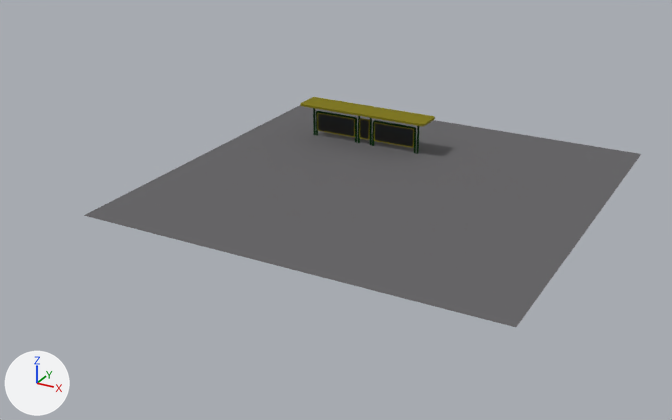
The Blender file blender/bus station.blend as it was, and as the next commit left it.
Rendered twice from a 50 mm lens placed at (520.0, -922.0, 411.0), pointed at (31.0, -33.0, -33.0). The lights are fixed; the arrows at lower left show +X, +Y and +Z.

Before the edit, the objects in view are built like this:
```python
me_平面_001 = bpy.data.meshes.new('平面.001')
me_平面_001.from_pydata([(-244.0, -244.0, 0.0), (244.0, -244.0, 0.0), (-244.0, 244.0, 0.0), (244.0, 244.0, 0.0)], [], [(0, 1, 3, 2)])
me_平面_001.materials.append(mat_地面材质)  # dark grey #6a696b
me_立方体_002 = bpy.data.meshes.new('立方体.002')
me_立方体_002.from_pydata(...)  # 784 vertices, 548 faces; spans x -12.0..166.0, y -18.0..18.0, z 0.0..47.0
# faces by material slot: [196, 349, 3]
me_立方体_002.materials.append(mat_材质)  # dark green #003504
me_立方体_002.materials.append(mat_材质_001)  # yellow #817810
me_立方体_002.materials.append(mat_材质_002)  # dark grey #5a5a5a
ob_ground = bpy.data.objects.new('ground', me_平面_001)
ob_ground.location = (78.6, 0.0, 0.0)
ob_station = bpy.data.objects.new('station', me_立方体_002)
ob_station.location = (-79.4, 108.0, 0.0)
```
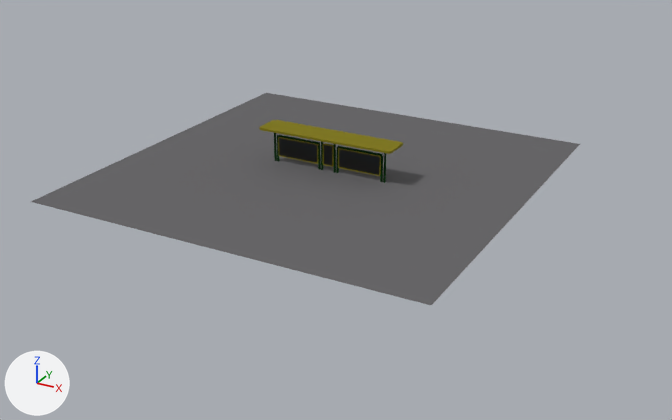
Changed parts and their boxes [x1, y1, x2, y2] in the pictures (672 x 420 px):
```json
{"object": "ground", "change": "moved", "before": [84, 105, 641, 327], "after": [31, 93, 580, 305]}
{"object": "station", "change": "moved", "before": [300, 97, 435, 154], "after": [259, 120, 403, 183]}
```

Edits to the scene script, one JSON object a line:
```json
{"op": "set", "path": "ob_station.location", "old": "(-79.4, 108.0, 0.0)", "new": "(-73.1, 0.0, 0.0)"}
{"op": "set", "path": "ob_ground.location", "old": "(78.6, 0.0, 0.0)", "new": "(0.0, 0.0, 0.0)"}
```
